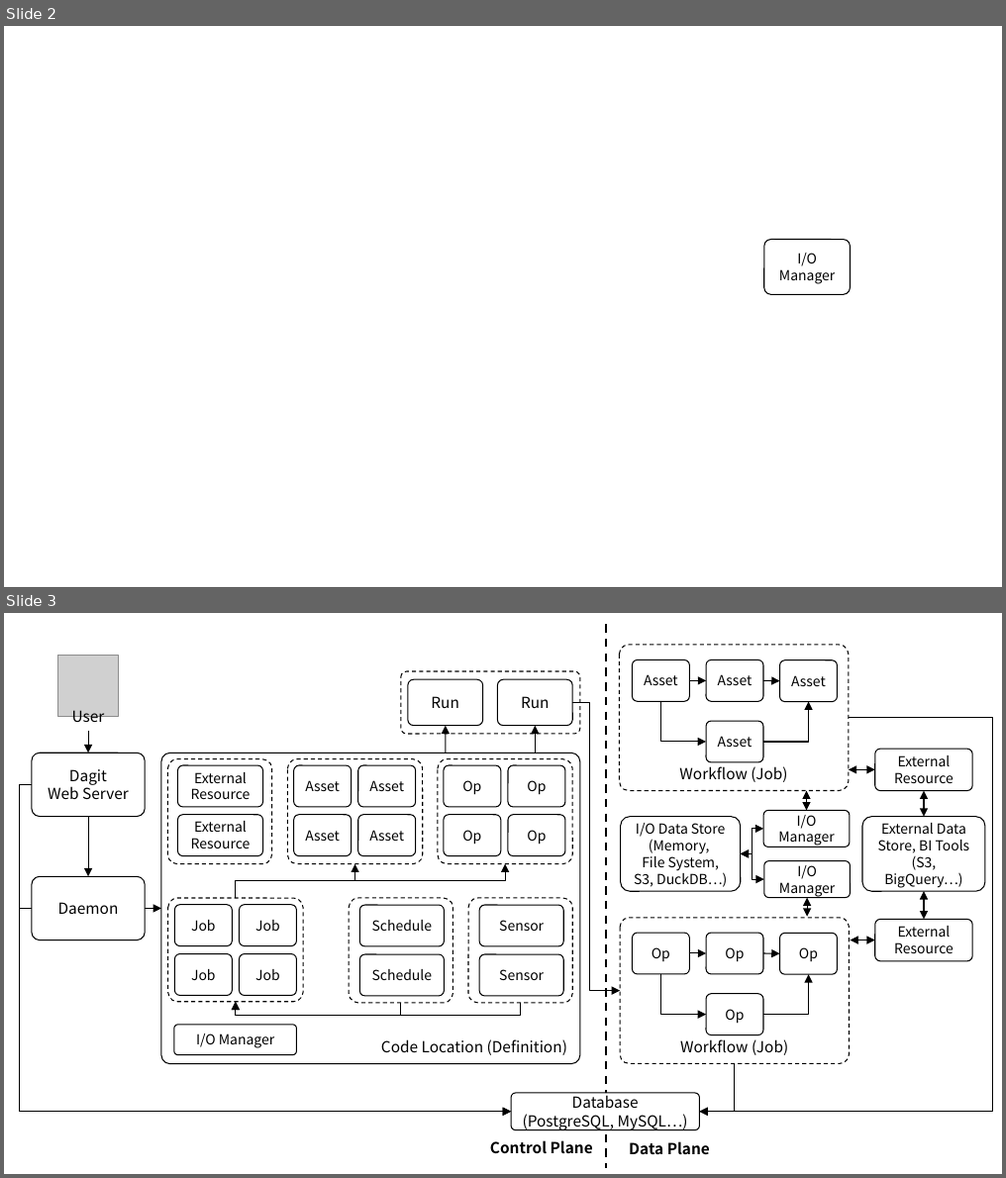
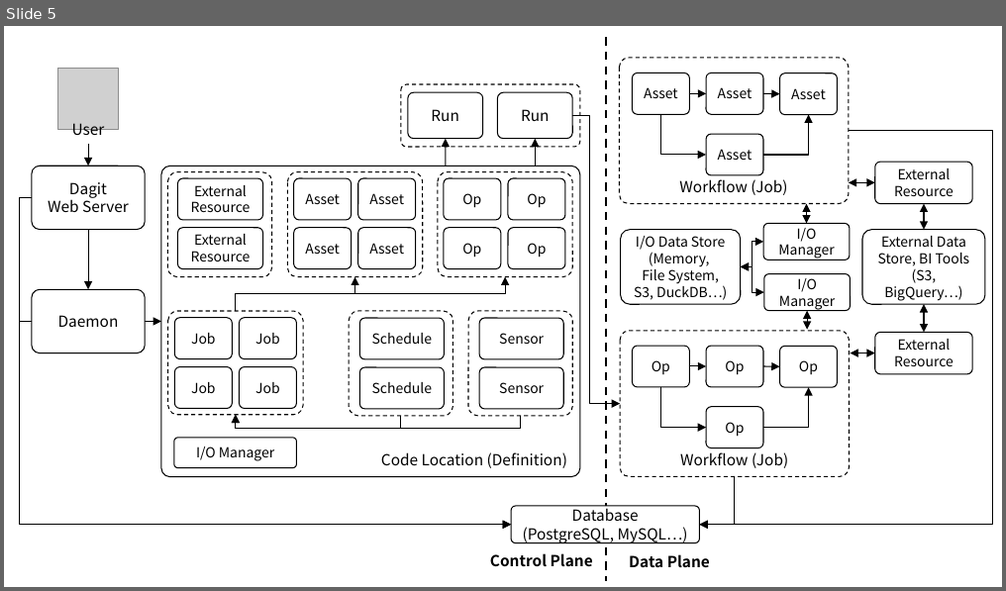
Before and after one commit to ssup2/blog-software, a slide deck: content/docs/theory-analysis/dagster-architecture-object/images/images.pptx. Shown one above the other, each under a label of ours: slides 2 and 3 before the commit, slide 5 after it. The pictures are 1006x1178 and 1006x591 pixels, drawn with LibreOffice and Linux fonts; fonts in the diff are those of the drawing; grey boxes stand for pictures. Boxes give left, top, right and bottom in pixels: in the first picture for what was removed or moved away, otherwise in the second. Text is boxed around its words. In the diff, an @@ line names an element or a change of style, - is before the commit and + after.

```diff
--- a/content/docs/theory-analysis/dagster-architecture-object/images/images.pptx
+++ b/content/docs/theory-analysis/dagster-architecture-object/images/images.pptx
@@ slide 2 removed at <box>4,26,1002,587</box>, background #FFFFFF @@
@@ rounded rectangle removed at <box>764,240,850,294</box> @@
-I/O Manager
@@ what was slide 3 is now slide 5 @@
```
Also in this commit, not shown: 1 slide changed, 3 slides added, 2 other files.
